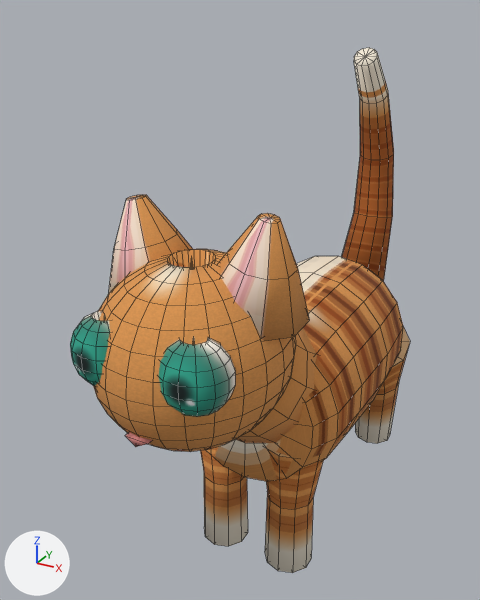
The FBX model Assets/Art/Generated/Cat.fbx as it was, and as the next commit left it.
The view is the same before and after, from a camera (50 mm lens) standing at (0.347, -0.834, 0.727) and looking at (-0.071, -0.075, 0.347). Arrows for +X, +Y and +Z are at lower left; the lights stay in place. The older version comes first. Mesh edges are drawn as thin lines. Where no turn or scale is listed for an object, it has been applied to the vertices.

Objects in the first picture: 'Body', 'EarL', 'EarR', 'EyeL', 'EyeR', 'Head', 'LegFrontL', 'LegFrontR', 'LegHindR', 'Neck', 'Tail' and 1 more.
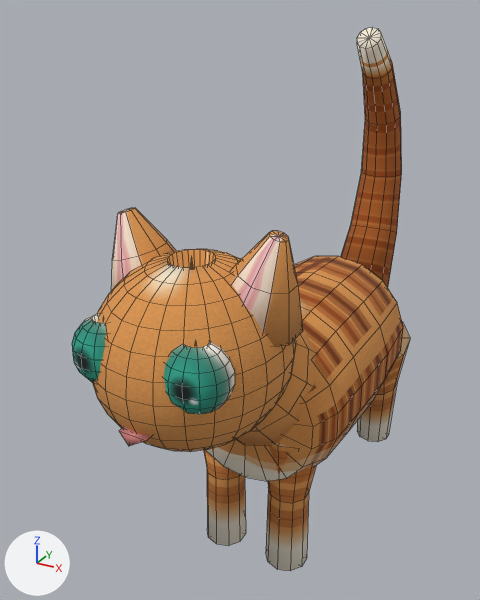
Pixel boxes (x1, y1, x2, y2) of what changed, in the pictures (480 x 600 px):
'Tail', reshaped (17% wider, 12% taller)
    before: (342, 48, 394, 281)
    after: (341, 27, 402, 288)
'EarR', reshaped (20% narrower, 10% shorter)
    before: (219, 213, 309, 341)
    after: (231, 231, 303, 346)
'LegFrontR', reshaped
    before: (265, 450, 323, 573)
    after: (266, 443, 316, 571)
'EyeR', reshaped, moved (8% narrower, 9% shorter)
    before: (158, 337, 235, 417)
    after: (164, 341, 235, 414)
'EarL', reshaped
    before: (108, 195, 193, 294)
    after: (112, 208, 176, 289)
'LegFrontL', reshaped
    before: (200, 446, 248, 546)
    after: (204, 448, 246, 546)
'Neck', reshaped
    before: (236, 328, 317, 443)
    after: (236, 328, 317, 445)
'LegHindR', reshaped
    before: (355, 327, 410, 443)
    after: (357, 322, 410, 442)
'EyeL', reshaped, moved
    before: (70, 310, 110, 386)
    after: (72, 313, 106, 383)
part 6 of me_body, surface changed
    both: (206, 256, 403, 481)

The change, as a diff of the scene's bpy script:
```diff
--- a/Assets/Art/Generated/Cat.fbx.py
+++ b/Assets/Art/Generated/Cat.fbx.py
@@ me_legfrontl @@
-me_legfrontl.from_pydata(...)  # 32 vertices, 40 faces; spans x -0.044..0.044, y -0.046..0.046, z -0.2..0.002
+me_legfrontl.from_pydata(...)  # 32 vertices, 40 faces; spans x -0.04..0.044, y -0.046..0.042, z -0.2..0.017
+# me_legfrontl part 7: 32 of 32 vertices moved; they spanned x -0.044..0.044, y -0.046..0.046, z -0.2..0.002 and now span x -0.04..0.044, y -0.046..0.042, z -0.2..0.017; mean shift (0.002, -0.002, 0.008)
 me_legfrontl.materials.append(mat_m_cat_fur)
@@ me_body @@
 me_body.from_pydata(...)  # 110 vertices, 126 faces; spans x -0.122..0.122, y -0.17..0.225, z -0.124..0.124
+# me_body part 6: texture (UV) coordinates of 126 of 126 faces, centred in x -0.12..0.12, y -0.17..0.223, z -0.118..0.118, changed; they spanned u 0.0..0.3, v 0.01..0.37 and now span u 0.0..0.62, v 0.01..0.37
 me_body.materials.append(mat_m_cat_fur)
@@ me_eyer @@
-me_eyer.from_pydata(...)  # 114 vertices, 126 faces; spans x -0.0381..0.0381, y -0.0342..0.0342, z -0.04..0.04
+me_eyer.from_pydata(...)  # 114 vertices, 126 faces; spans x -0.0353..0.0353, y -0.0321..0.0321, z -0.037..0.037
+# me_eyer part 3: the whole mesh is multiplied about its middle by the matrix ((0.923, -0.031, 0.0), (0.025, 0.942, 0.0), (0.0, 0.0, 0.925))
 me_eyer.materials.append(mat_m_cat_fur)
@@ me_earr @@
-me_earr.from_pydata(...)  # 32 vertices, 40 faces; spans x -0.0556..0.0556, y -0.0599..0.0599, z -0.0139..0.099
+me_earr.from_pydata(...)  # 32 vertices, 40 faces; spans x -0.0435..0.0515, y -0.0549..0.0489, z -0.0235..0.0847
+# me_earr part 5: 32 of 32 vertices moved; they spanned x -0.0556..0.0556, y -0.0599..0.0599, z -0.0139..0.099 and now span x -0.0435..0.0515, y -0.0549..0.0489, z -0.0235..0.0847; mean shift (0.0075, -0.003, -0.0118)
 me_earr.materials.append(mat_m_cat_fur)
@@ me_eyel @@
-me_eyel.from_pydata(...)  # 114 vertices, 126 faces; spans x -0.0381..0.0381, y -0.0342..0.0342, z -0.04..0.04
+me_eyel.from_pydata(...)  # 114 vertices, 126 faces; spans x -0.0353..0.0353, y -0.0321..0.0321, z -0.037..0.037
+# me_eyel part 4: the whole mesh is multiplied about its middle by the matrix ((0.923, 0.031, 0.0), (-0.025, 0.942, 0.0), (0.0, 0.0, 0.925))
 me_eyel.materials.append(mat_m_cat_fur)
@@ me_earl @@
-me_earl.from_pydata(...)  # 32 vertices, 40 faces; spans x -0.0556..0.0556, y -0.0599..0.0599, z -0.0139..0.099
+me_earl.from_pydata(...)  # 32 vertices, 40 faces; spans x -0.0515..0.0435, y -0.0549..0.0489, z -0.0235..0.0847
+# me_earl part 2: 32 of 32 vertices moved; they spanned x -0.0556..0.0556, y -0.0599..0.0599, z -0.0139..0.099 and now span x -0.0515..0.0435, y -0.0549..0.0489, z -0.0235..0.0847; mean shift (-0.0075, -0.003, -0.0118)
 me_earl.materials.append(mat_m_cat_fur)
@@ me_legfrontr @@
-me_legfrontr.from_pydata(...)  # 32 vertices, 40 faces; spans x -0.044..0.044, y -0.046..0.046, z -0.2..0.002
+me_legfrontr.from_pydata(...)  # 32 vertices, 40 faces; spans x -0.044..0.04, y -0.046..0.042, z -0.2..0.017
+# me_legfrontr part 1: 32 of 32 vertices moved; they spanned x -0.044..0.044, y -0.046..0.046, z -0.2..0.002 and now span x -0.044..0.04, y -0.046..0.042, z -0.2..0.017; mean shift (-0.002, -0.002, 0.008)
 me_legfrontr.materials.append(mat_m_cat_fur)
@@ me_tail @@
-me_tail.from_pydata(...)  # 62 vertices, 72 faces; spans x -0.043..0.043, y -0.072..0.079, z -0.017..0.387
+me_tail.from_pydata(...)  # 74 vertices, 84 faces; spans x -0.05..0.05, y -0.062..0.109, z -0.039..0.415
+# me_tail part 8: the whole mesh is rebuilt
 me_tail.materials.append(mat_m_cat_fur)
@@ me_leghindr @@
-me_leghindr.from_pydata(...)  # 32 vertices, 40 faces; spans x -0.059..0.059, y -0.054..0.093, z -0.215..0.03
+me_leghindr.from_pydata(...)  # 32 vertices, 40 faces; spans x -0.057..0.057, y -0.049..0.091, z -0.215..0.031
+# me_leghindr part 10: 32 of 32 vertices moved; they spanned x -0.059..0.059, y -0.054..0.093, z -0.215..0.03 and now span x -0.057..0.057, y -0.049..0.091, z -0.215..0.031; mean shift (0.0, 0.003, 0.0)
 me_leghindr.materials.append(mat_m_cat_fur)
@@ me_neck @@
-me_neck.from_pydata(...)  # 38 vertices, 48 faces; spans x -0.09..0.09, y -0.137..0.057, z -0.079..0.125
+me_neck.from_pydata(...)  # 38 vertices, 48 faces; spans x -0.092..0.092, y -0.13..0.069, z -0.08..0.123
+# me_neck part 9: 38 of 38 vertices moved; they spanned x -0.09..0.09, y -0.137..0.057, z -0.079..0.125 and now span x -0.092..0.092, y -0.13..0.069, z -0.08..0.123; mean shift (0.0, 0.004, 0.001)
 me_neck.materials.append(mat_m_cat_fur)
@@ ob_eyer @@
 ob_eyer = bpy.data.objects.new('EyeR', me_eyer)
-ob_eyer.location = (0.051, -0.383, 0.416)
+ob_eyer.location = (0.053, -0.383, 0.416)
@@ ob_eyel @@
 ob_eyel = bpy.data.objects.new('EyeL', me_eyel)
-ob_eyel.location = (-0.051, -0.383, 0.416)
+ob_eyel.location = (-0.053, -0.383, 0.416)
```
